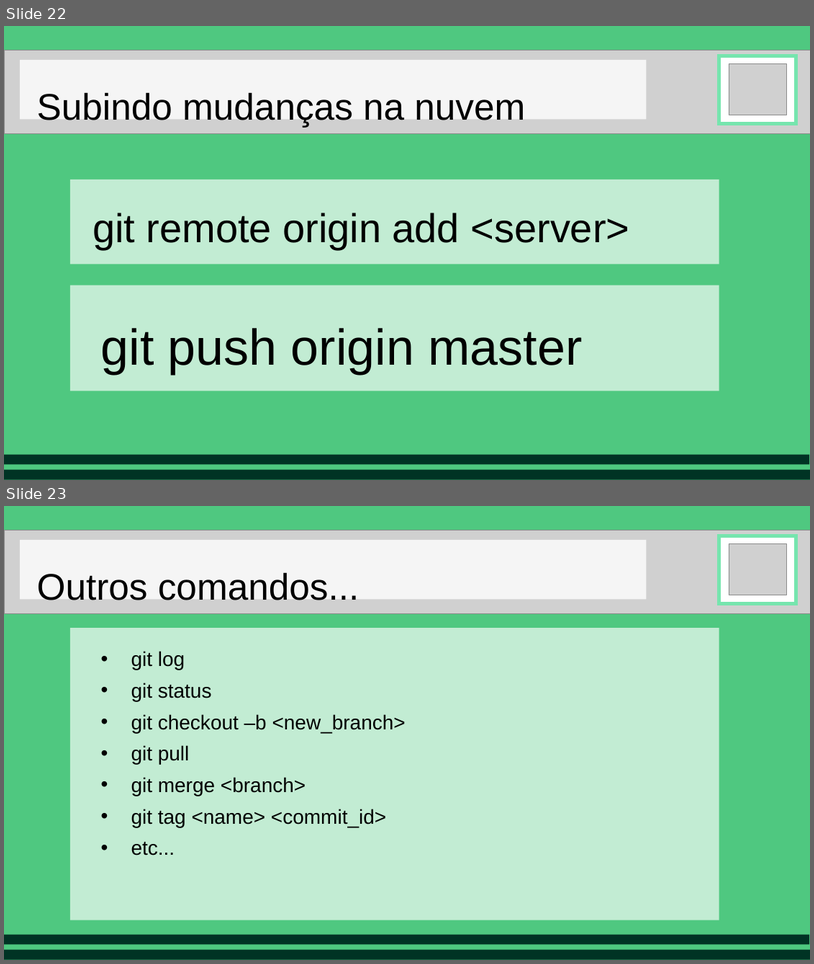
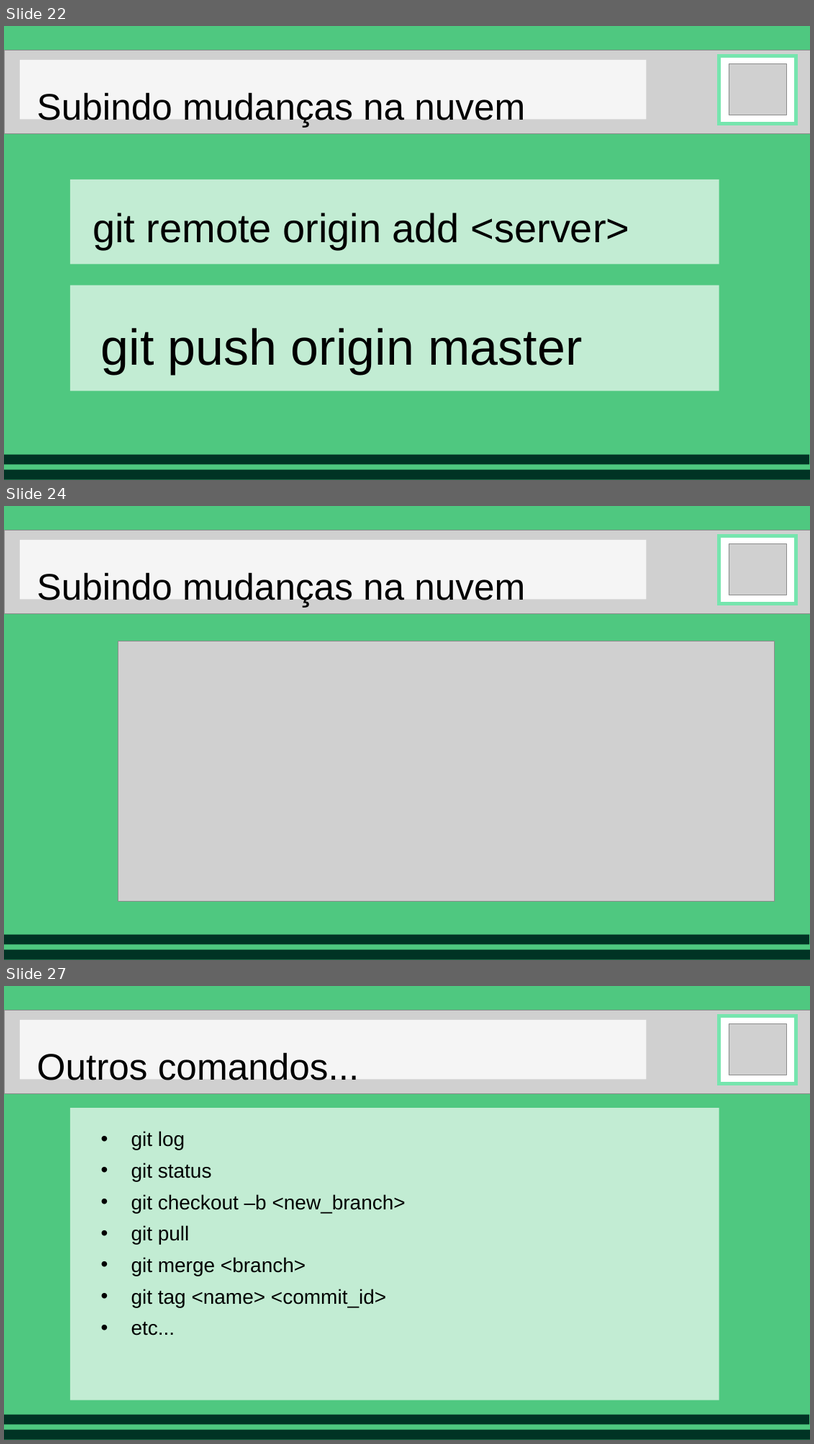
Before and after one commit to bispojr/ifce-crato, a slide deck: minicursos/git-e-github/slides.pptx. Shown one above the other, each under a label of ours: slides 22 and 23 before the commit, slides 22, 24 and 27 after it; the slides between them are not shown. The pictures are 814x964 and 814x1444 pixels, drawn with LibreOffice and Linux fonts; fonts in the diff are those of the drawing; grey boxes stand for pictures. Boxes give left, top, right and bottom in pixels: in the first picture for what was removed or moved away, otherwise in the second. Text is boxed around its words. In the diff, an @@ line names an element or a change of style, - is before the commit and + after.

```diff
--- a/minicursos/git-e-github/slides.pptx
+++ b/minicursos/git-e-github/slides.pptx
@@ slide 24 added at [4, 506, 810, 960], background #4FC880 @@
@@ picture added at [4, 530, 810, 613] @@
@@ rectangle added at [20, 540, 646, 599], fill #FFFFFF at 79% opacity @@
@@ rectangle added at [720, 536, 797, 604], fill #FFFFFF, outline #76E5AE 4 pt @@
@@ picture added at [729, 543, 787, 595] @@
@@ title added at [37, 572, 525, 607], 44 pt, text #000000 @@
+Subindo mudanças na nuvem
@@ picture added at [118, 641, 774, 901] @@
@@ rectangle added at [4, 934, 810, 944], fill #003324 @@
@@ rectangle added at [4, 950, 810, 960], fill #003324 @@
@@ what was slide 23 is now slide 27 @@
```
Also in this commit, not shown: 3 slides changed, 8 other slides added.
